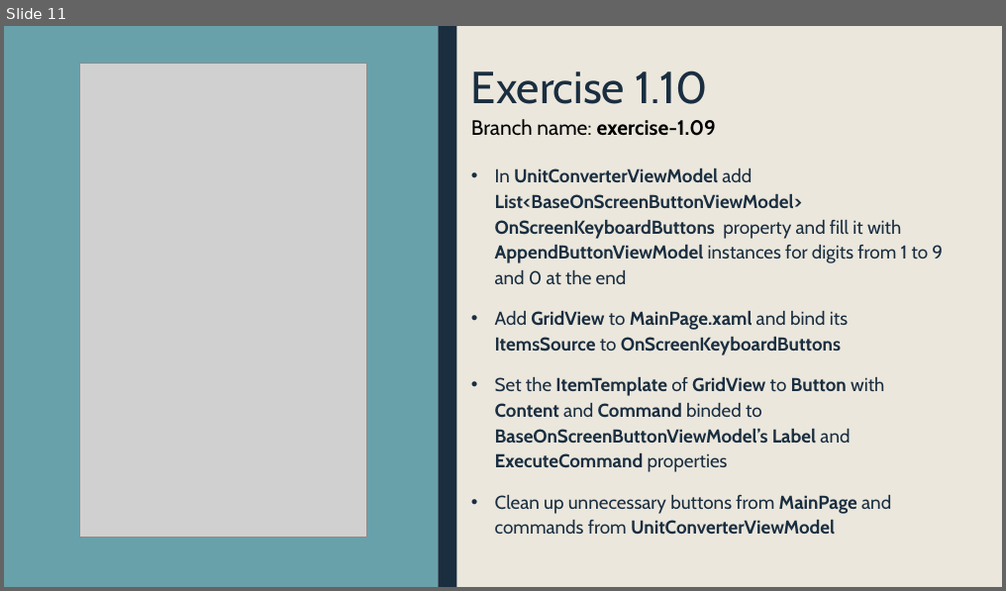
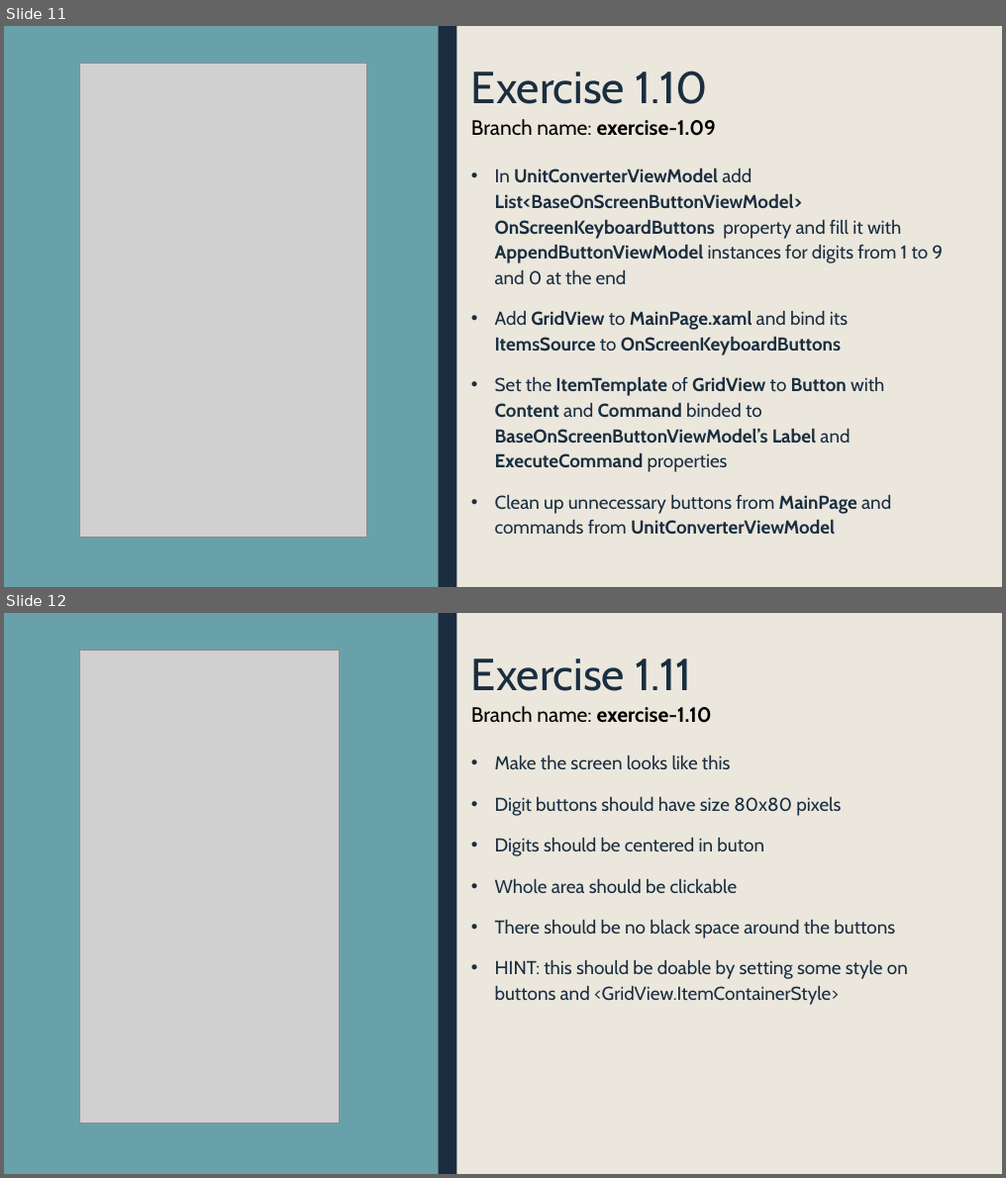
Before and after one commit to krajniak/PumConverter, a slide deck: exercises.pptx. Shown one above the other, each under a label of ours: slide 11 before the commit, slides 11 and 12 after it. The pictures are 1006x591 and 1006x1178 pixels, drawn with LibreOffice and Linux fonts; fonts in the diff are those of the drawing; grey boxes stand for pictures. Boxes give left, top, right and bottom in pixels: in the first picture for what was removed or moved away, otherwise in the second. Text is boxed around its words. In the diff, an @@ line names an element or a change of style, - is before the commit and + after.

Commit message:
Added styling of on-screen-keyboard

```diff
--- a/exercises.pptx
+++ b/exercises.pptx
@@ slide 12 added at [4,613,1002,1174], background #EBE7DD; not listed: 2 template elements that a slide beside it also shows @@
@@ picture added at [79,651,339,1123] @@
@@ title added at [471,659,691,691], 43.2 pt, text #1A2E40 @@
+Exercise 1.11
@@ text added at [471,706,712,723], 20 pt, text #000000, bold @@
+Branch name: exercise-1.10
@@ text added at [495,756,908,1005], 18 pt, text #1A2E40 @@
+• Make the screen looks like this
+• Digit buttons should have size 80x80 pixels
+• Digits should be centered in buton
+• Whole area should be clickable
+• There should be no black space around the buttons
+• HINT: this should be doable by setting some style on buttons and <GridView.ItemContainerStyle>
```
Also in this commit, not shown: 1 other file.
